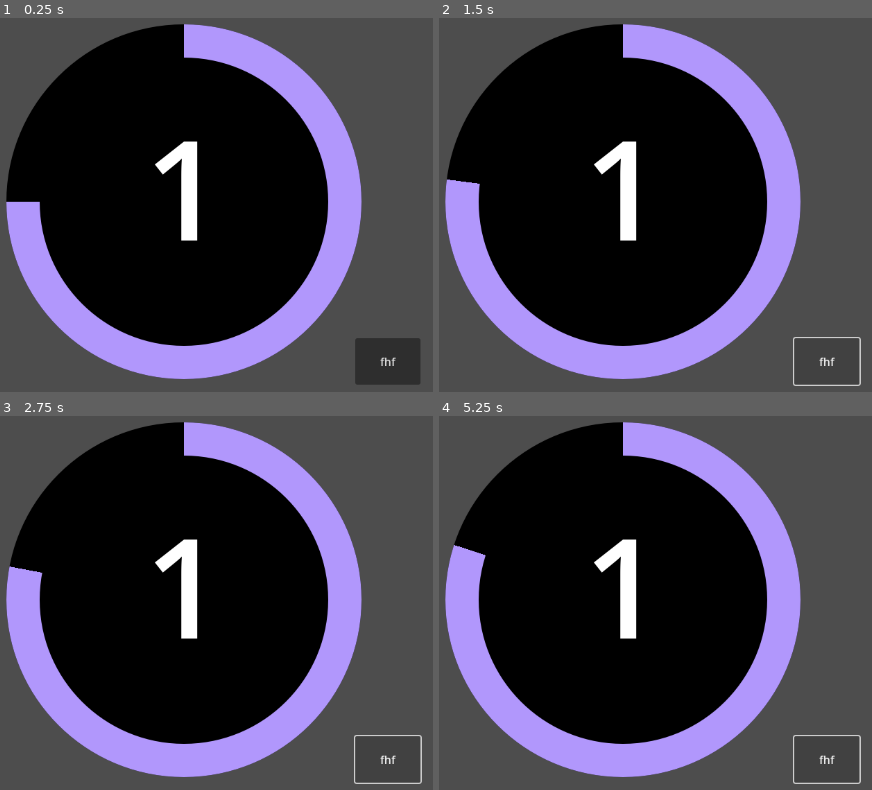
Above: before the commit, frames 1-4 (two rows, left to right).
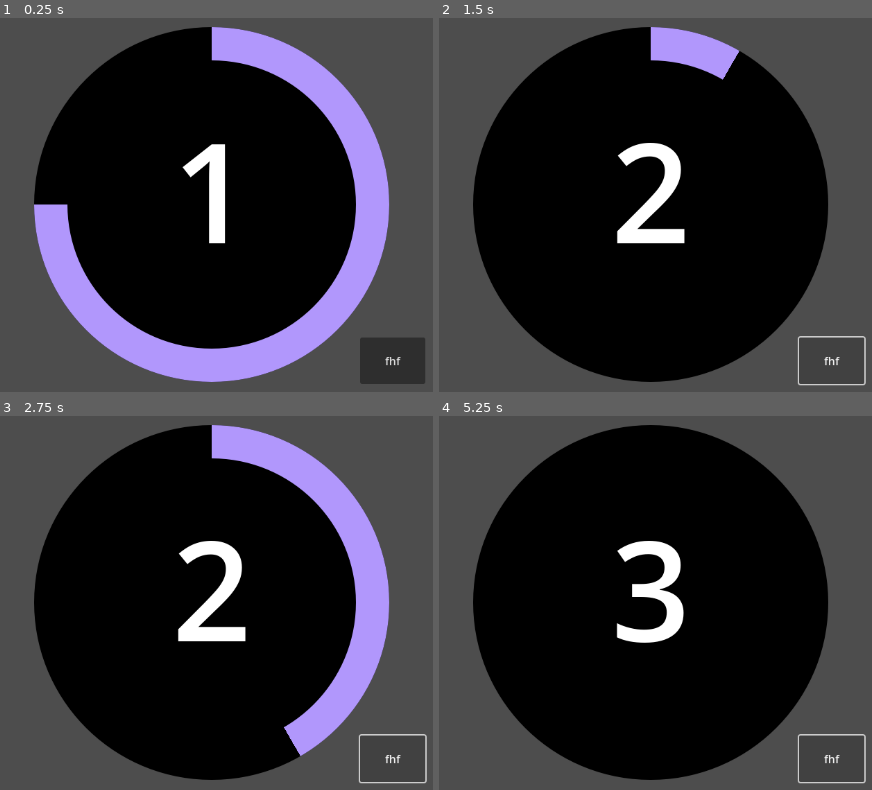
Above: after the commit, the same moments.

Repository: beatrizmota-pixel/PRDM
Game: Godot game, scene res://Atividade_18/Atividade_18.tscn
Same seed, same stepped clock (60 frames per second), same inputs: the game is played once before the commit and once after it. This scene is started directly instead of the project's main scene.
Inputs:
- Up to frame 1 (0.25 s): no input
- Up to frame 2 (1.5 s): click "fhf" at 0.5 s; click "fhf" at 1.25 s
- Up to frame 3 (2.75 s): click "fhf" at 2 s
- Up to frame 4 (5.25 s): tap Enter at 3.5 s; tap Space at 5 s

The runs differ from the first frame. In frame 1, 23% of the frame differs, in the area x 1-99%, y 1-98%; in frame 2, 27%; in frame 3, 25%; in frame 4, 29%, in the area x 1-99%, y 1-99%.

Commit message:
09/09- Atividade_18

Diff:
--- a/Atividades/Atividade_17/calculadora.gd
+++ b/Atividades/Atividade_17/calculadora.gd
@@ -1,20 +1,14 @@
-
 extends Control
 
-
+#Lógica da calculadora pela manipulação dos huds:
 func _on_button_pressed() -> void:
-
 	if($OptionButton.get_selected_id() ==0):
 		$resultado.text = "O resultado é: " + str(int($numero1.text)+ int($numero2.text))
-
 	elif($OptionButton.get_selected_id() ==1):
 		$resultado.text = "O resultado é: " + str(int($numero1.text)-int($numero2.text))
-
 	elif($OptionButton.get_selected_id() ==2):
 		$resultado.text = "O resultado é: " + str(int($numero1.text)* int($numero2.text))
-
 	elif($OptionButton.get_selected_id() ==3):
 		$resultado.text = "O resultado é: " + str(int($numero1.text)/ int($numero2.text))
-
 	else:
 		$resultado.text = "Digite apenas números inteiros e não esqueça de selecionar a operação."
--- a/Atividades/Atividade_17/calculadora.tscn
+++ b/Atividades/Atividade_17/calculadora.tscn
@@ -41,20 +41,15 @@
 text = "Escolha a operação:"
 
 [node name="resultado2" type="Label" parent="resultado"]
-layout_mode = 0
+layout_mode = 1
+anchors_preset = -1
+anchor_top = 0.242
+anchor_bottom = 0.242
 offset_left = -10.0
-offset_top = -186.0
+offset_top = -198.1
 offset_right = 258.0
-offset_bottom = -159.0
+offset_bottom = -171.1
 text = "=====Calculadora no Godot======"
-
-[node name="resultado" type="Label" parent="resultado/resultado2"]
-layout_mode = 0
-offset_left = 132.0
-offset_top = -137.0
-offset_right = 329.0
-offset_bottom = -110.0
-text = "Escolha a operação:"
 
 [node name="Button" type="Button" parent="."]
 layout_mode = 0
--- a/Atividades/Atividade_18/Atividade_18.tscn
+++ b/Atividades/Atividade_18/Atividade_18.tscn
@@ -12,14 +12,20 @@
 anchors_preset = 15
 anchor_right = 1.0
 anchor_bottom = 1.0
+offset_left = 7.0
+offset_top = -1.0
+offset_right = -267.0
+offset_bottom = -103.0
 grow_horizontal = 2
 grow_vertical = 2
 script = ExtResource("1_oggn2")
 
 [node name="TextureProgressBar" type="TextureProgressBar" parent="."]
 layout_mode = 0
-offset_right = 640.0
-offset_bottom = 640.0
+offset_left = 33.0
+offset_top = 5.0
+offset_right = 673.0
+offset_bottom = 645.0
 value = 75.0
 fill_mode = 4
 texture_under = ExtResource("1_ynw67")
@@ -36,6 +42,7 @@
 
 [node name="Timer" type="Timer" parent="."]
 wait_time = 0.5
+autostart = true
 
 [node name="Button" type="Button" parent="."]
 layout_mode = 0
@@ -45,5 +52,6 @@
 offset_bottom = 584.0
 text = "fhf"
 
+[connection signal="value_changed" from="TextureProgressBar" to="." method="_on_texture_progress_bar_value_changed"]
 [connection signal="timeout" from="Timer" to="." method="_on_timer_timeout"]
 [connection signal="pressed" from="Button" to="." method="_on_button_pressed"]
--- a/Atividades/Atividade_18/atividade_18.gd
+++ b/Atividades/Atividade_18/atividade_18.gd
@@ -1,14 +1,21 @@
 extends Control
 
+#Formas de Manipular o preenchimento:
 
+#1º: Com um timer
+func _on_timer_timeout() -> void:
+	$TextureProgressBar.value += 10
+	pass
 
-func _on_timer_timeout() -> void:
-	print("Oi")
-	$TextureProgressBar.value += 1
-	pass # Replace with function body.
+#2º: Com um botão
+func _on_button_pressed() -> void:
+	$TextureProgressBar.value += 10
+	pass
 
-
-func _on_button_pressed() -> void:
-	print("tedte")
-	$TextureProgressBar.value += 1
-	pass # Replace with function body.
+#3º: Com o próprio Texture Progress Bar
+func _on_texture_progress_bar_value_changed(value: float) -> void:
+	if $TextureProgressBar.value >= $TextureProgressBar.max_value:
+		$TextureProgressBar.max_value = $TextureProgressBar.max_value * 1.2
+		$TextureProgressBar.value = 0
+		$TextureProgressBar/Label.text = str(int($TextureProgressBar/Label.text) + 1)
+	pass
--- a/Atividades/icon.svg
+++ /dev/null
@@ -1 +0,0 @@
-<svg xmlns="http://www.w3.org/2000/svg" width="128" height="128"><rect width="124" height="124" x="2" y="2" fill="#363d52" stroke="#212532" stroke-width="4" rx="14"/><g fill="#fff" transform="translate(12.322 12.322)scale(.101)"><path d="M105 673v33q407 354 814 0v-33z"/><path fill="#478cbf" d="m105 673 152 14q12 1 15 14l4 67 132 10 8-61q2-11 15-15h162q13 4 15 15l8 61 132-10 4-67q3-13 15-14l152-14V427q30-39 56-81-35-59-83-108-43 20-82 47-40-37-88-64 7-51 8-102-59-28-123-42-26 43-46 89-49-7-98 0-20-46-46-89-64 14-123 42 1 51 8 102-48 27-88 64-39-27-82-47-48 49-83 108 26 42 56 81zm0 33v39c0 276 813 276 814 0v-39l-134 12-5 69q-2 10-14 13l-162 11q-12 0-16-11l-10-65H446l-10 65q-4 11-16 11l-162-11q-12-3-14-13l-5-69z"/><path d="M483 600c0 34 58 34 58 0v-86c0-34-58-34-58 0z"/><circle cx="725" cy="526" r="90"/><circle cx="299" cy="526" r="90"/></g><g fill="#414042" transform="translate(12.322 12.322)scale(.101)"><circle cx="307" cy="532" r="60"/><circle cx="717" cy="532" r="60"/></g></svg>
--- a/Atividades/project.godot
+++ b/Atividades/project.godot
@@ -13,4 +13,3 @@
 config/name="Entregas"
 run/main_scene="uid://24q5beio3tty"
 config/features=PackedStringArray("4.4", "Forward Plus")
-config/icon="res://icon.svg"
Not shown, removed: Atividades/icon.svg.import
